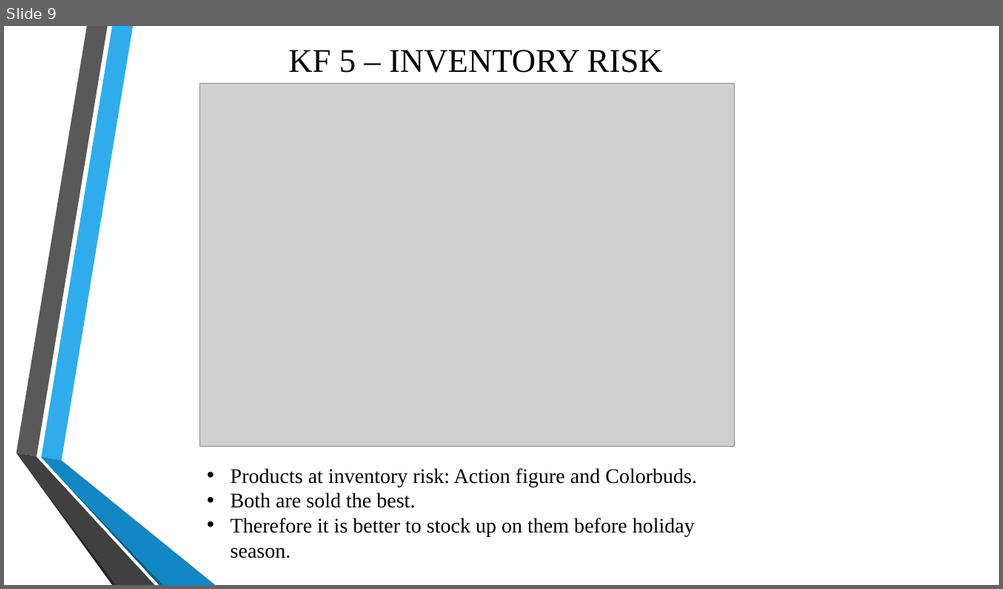
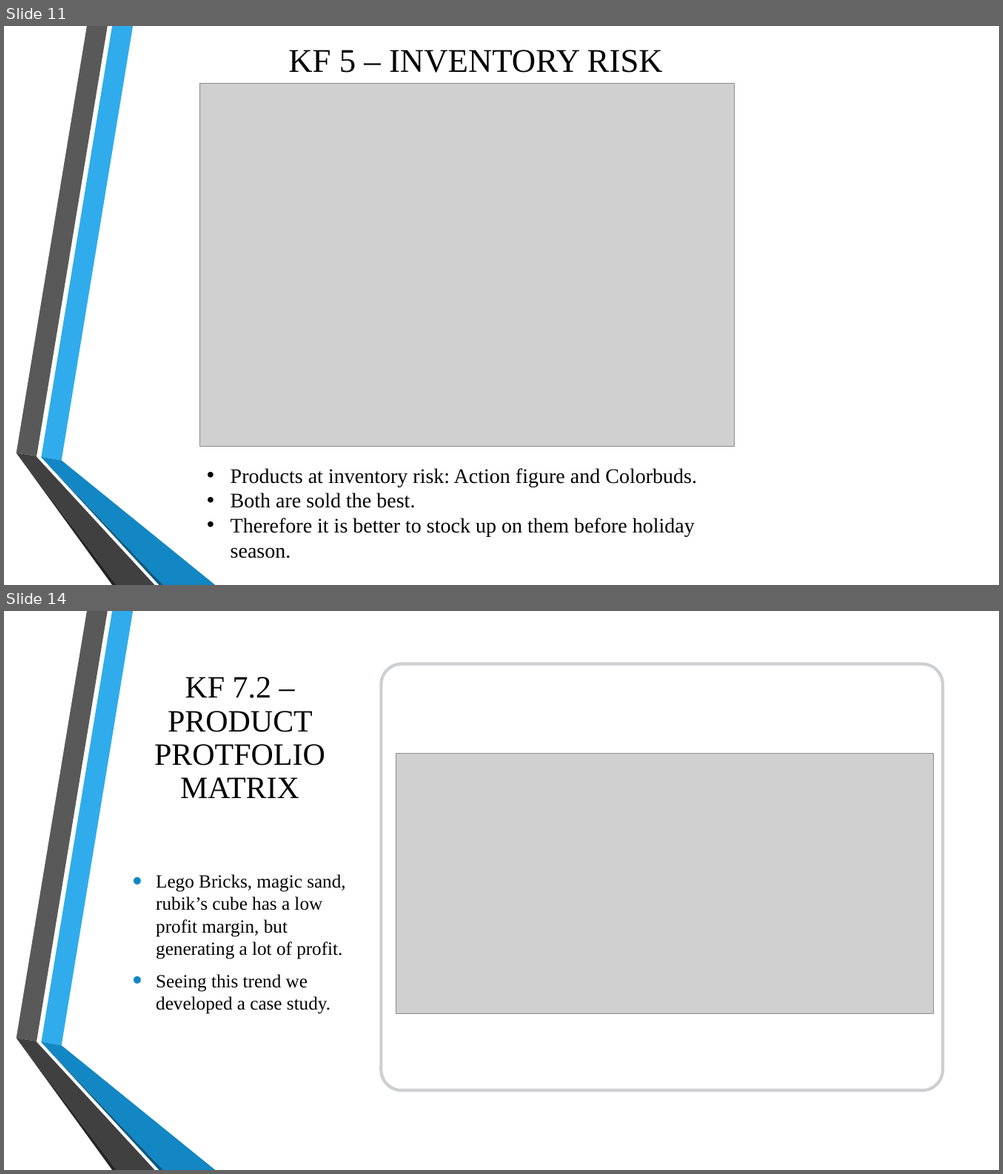
Before and after one commit to BenatrixB/data-portfolio-projects, a slide deck: deliverables/Maven_toys_report.pptx. Shown one above the other, each under a label of ours: slide 9 before the commit, slides 11 and 14 after it; the slides between them are not shown. The pictures are 1003x589 and 1003x1174 pixels, drawn with LibreOffice and Linux fonts; fonts in the diff are those of the drawing; grey boxes stand for pictures; background and template pictures are left out. Boxes give left, top, right and bottom in pixels: in the first picture for what was removed or moved away, otherwise in the second. Text is boxed around its words. In the diff, an @@ line names an element or a change of style, - is before the commit and + after.

Commit message:
Final deliverables — updated PPTX, business case study, LinkedIn carousel, cleaned up deliverables folder

```diff
--- a/deliverables/Maven_toys_report.pptx
+++ b/deliverables/Maven_toys_report.pptx
@@ slide 14 added at box(4, 611, 999, 1170), background picture (left out) @@
@@ title added at box(154, 677, 325, 798), 30 pt, text #000000 @@
+KF 7.2 – PRODUCT PROTFOLIO MATRIX
@@ rounded rectangle added at box(381, 664, 942, 1091), fill #FFFFFF, outline #979D9F 3 pt @@
@@ picture added at box(395, 754, 933, 1014) @@
@@ text added at box(156, 874, 345, 1014), 18 pt, text #000000 @@
+• Lego Bricks, magic sand, rubik’s cube has a low profit margin, but generating a lot of profit.
+• Seeing this trend we developed a case study.
@@ group added at box(16, 611, 215, 1170): 6 freeform shapes @@
@@ what was slide 9 is now slide 11 @@
```
Also in this commit, not shown: 3 slides changed, 7 other slides added, 15 other files.
